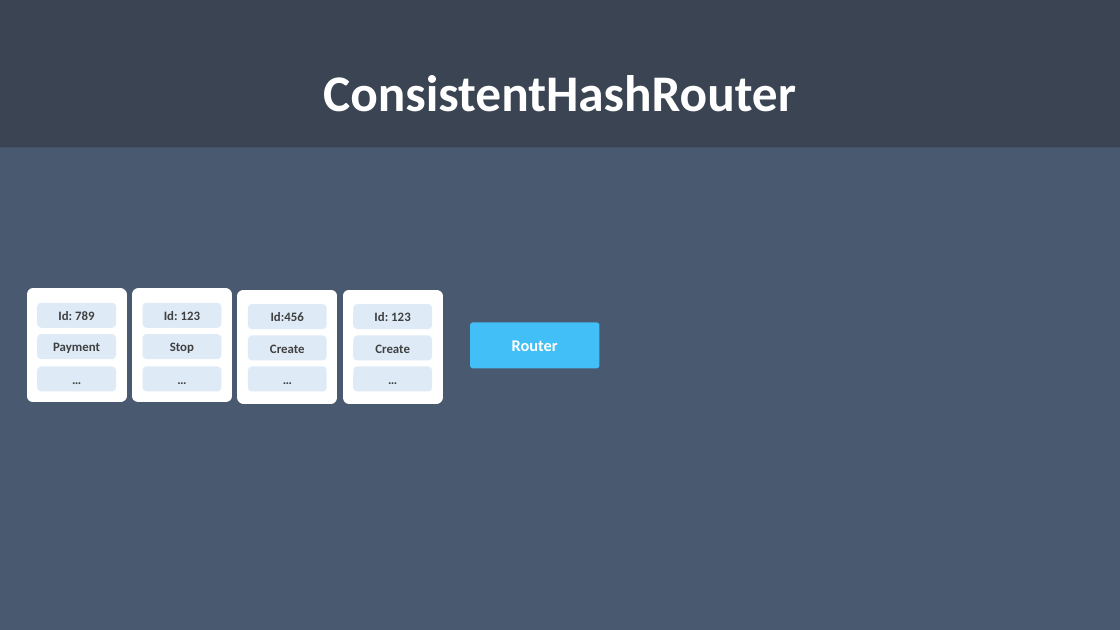
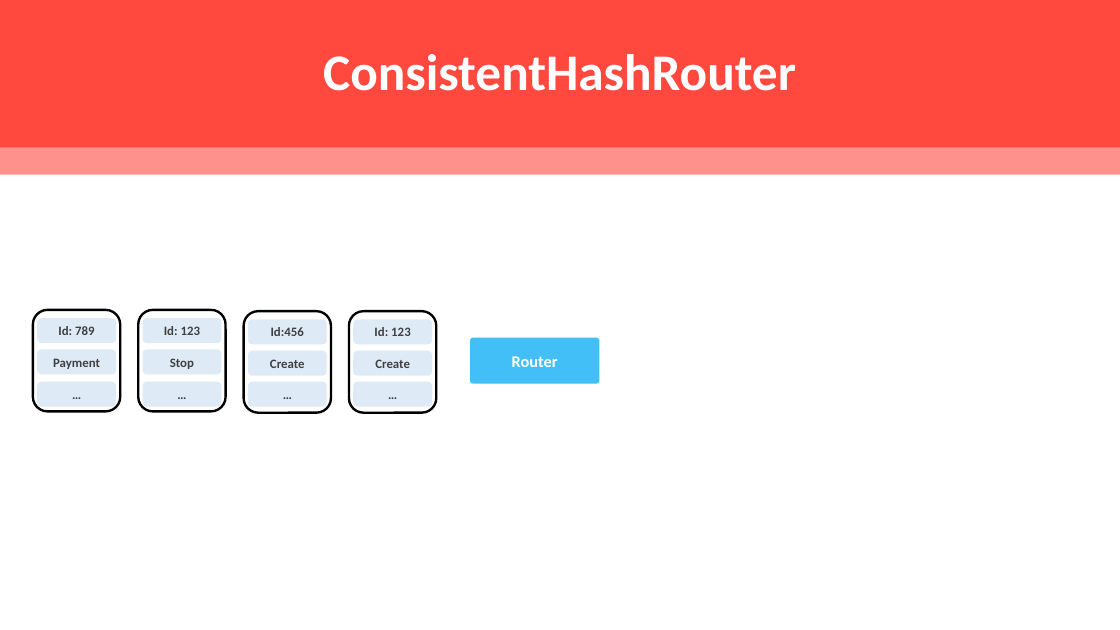
Before and after one commit to rogeralsing/Presentations, a slide deck: slide 30 of ProtoActor/TV4/protoactor.pptx. Drawn at 1120x630 pixels with LibreOffice and Linux fonts; fonts in the diff are those of the drawing. Boxes give left, top, right and bottom in pixels: in the first picture for what was removed or moved away, otherwise in the second. Text is boxed around its words. In the diff, an @@ line names an element or a change of style, - is before the commit and + after.

```diff
--- a/ProtoActor/TV4/protoactor.pptx
+++ b/ProtoActor/TV4/protoactor.pptx
@@ background #485970 to #FFFFFF @@
@@ rounded rectangle at (x1=0, y1=0, x2=1120, y2=147): fill #262626 at 40% opacity to #FF493E @@
@@ title "ConsistentHashRouter" moved from (x1=323, y1=75, x2=796, y2=112) to (x1=323, y1=54, x2=796, y2=91) @@
@@ rectangle added at (x1=0, y1=147, x2=1120, y2=175), fill #FF493E at 60% opacity @@
@@ 17 rounded rectangles moved together from (x1=33, y1=295, x2=600, y2=397) to (x1=33, y1=310, x2=600, y2=413) @@
@@ outline #FFFFFF 10.75 pt to #000000 2 pt; proportions changed in 4 elements at (x1=33, y1=310, x2=120, y2=412), (x1=139, y1=310, x2=226, y2=412), (x1=244, y1=311, x2=331, y2=413), (x1=349, y1=311, x2=436, y2=413) @@
```
Also in this commit, not shown: 25 other slides changed, 2 slides removed.
